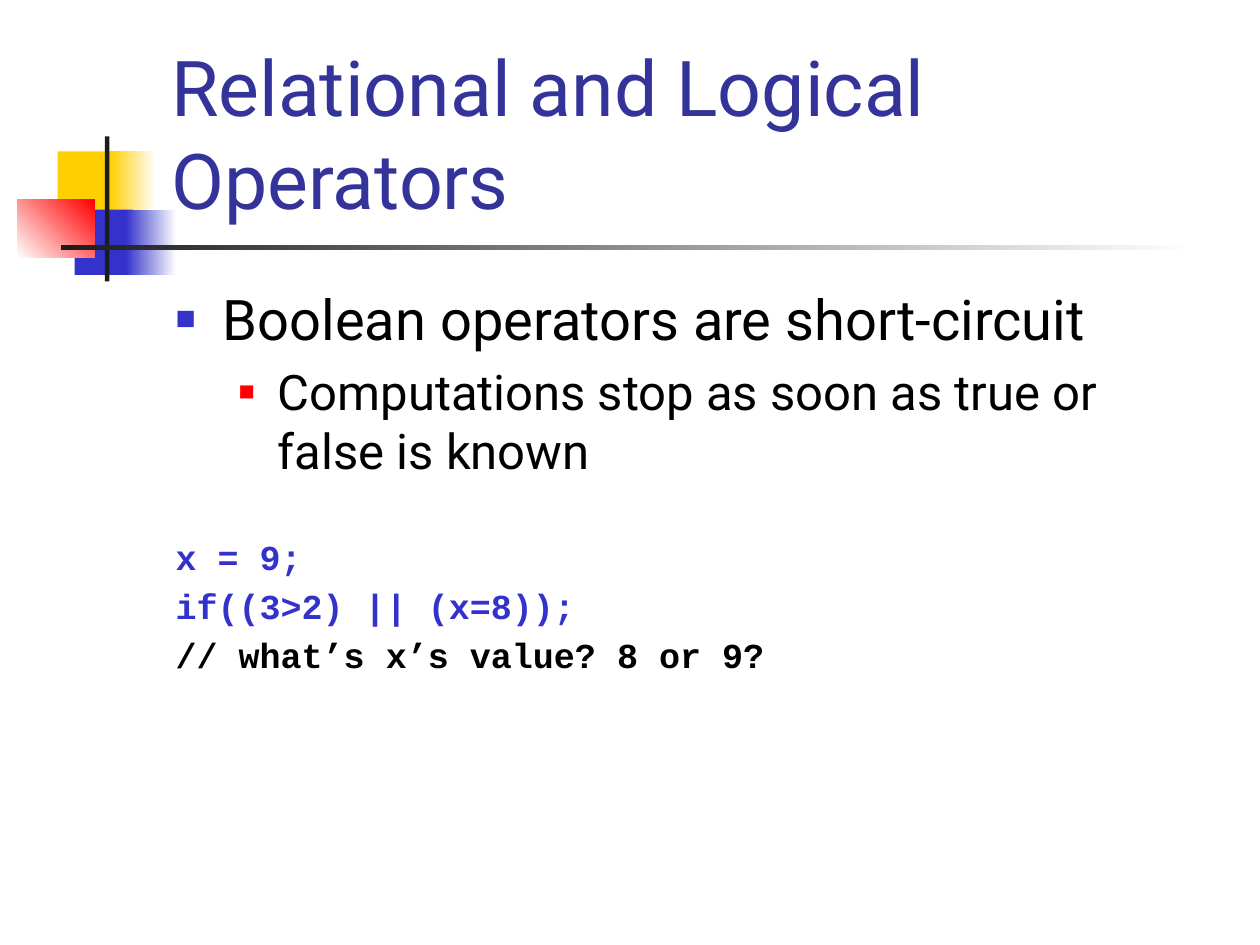
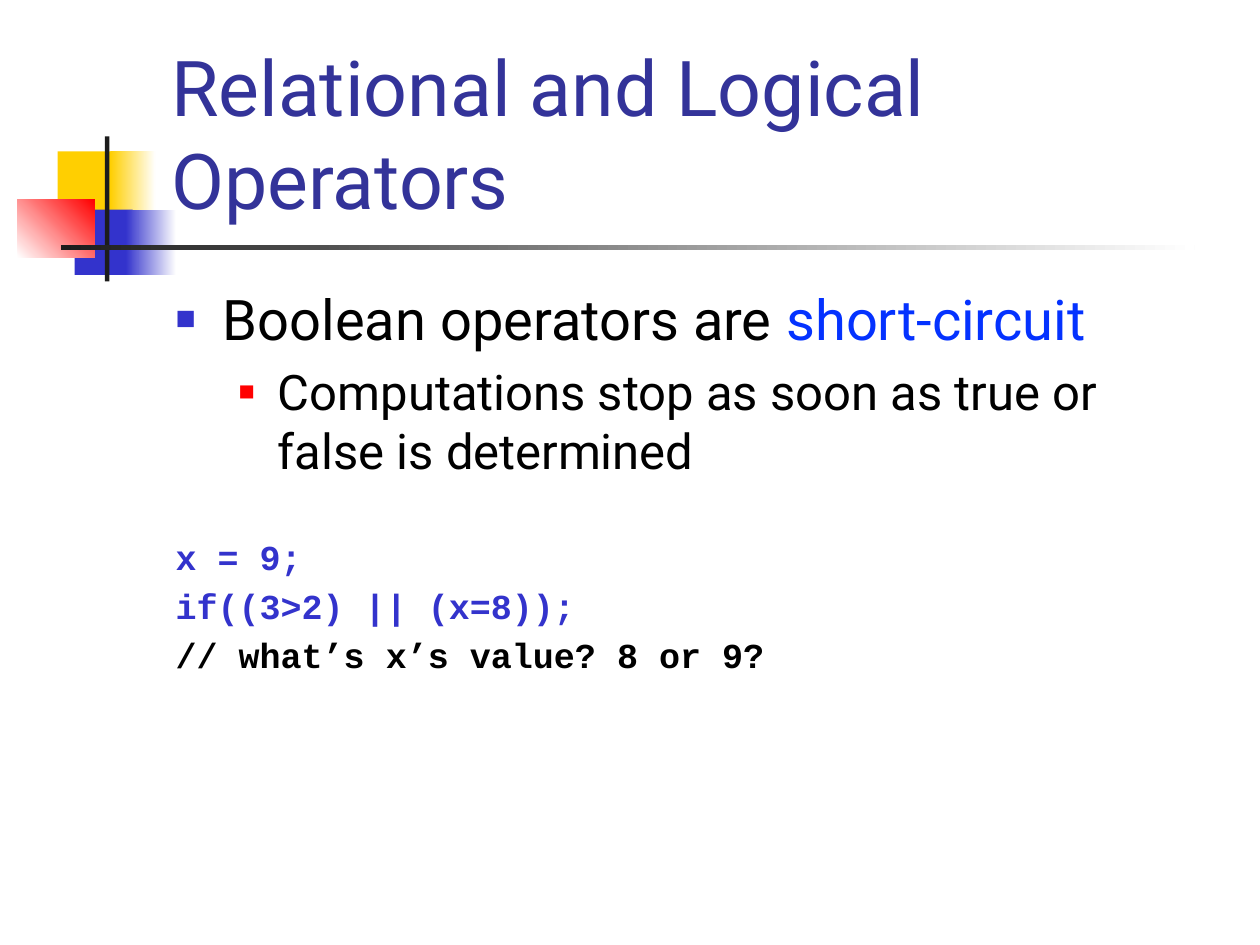
Before and after one commit to csslab-ustc/csslab-ustc.github.io, a slide deck: slide 14 of courses/sysprog/slides/lec03-exp.pptx. Drawn at 1260x945 pixels with LibreOffice and Linux fonts; fonts in the diff are those of the drawing. Boxes give left, top, right and bottom in pixels: in the first picture for what was removed or moved away, otherwise in the second. Text is boxed around its words. In the diff, an @@ line names an element or a change of style, - is before the commit and + after.

```diff
--- a/courses/sysprog/slides/lec03-exp.pptx
+++ b/courses/sysprog/slides/lec03-exp.pptx
@@ text at bbox=[223, 298, 1085, 352]: text colour #000000 to #0432FF in "short-circuit" @@
@@ text at bbox=[278, 374, 1097, 470]: text changed @@
-  ■ Computations stop as soon as true or false is known
+  ■ Computations stop as soon as true or false is determined
```
Also in this commit, not shown: 11 other slides changed, 2 other files.
